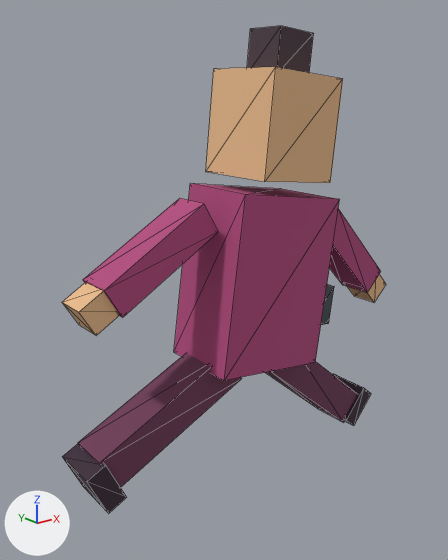
A saved change to the glTF model public/assets/actors/cotilla.gltf.
The view is the same before and after, from a 50 mm camera at (-1.125, -1.304, 1.316) aimed at (-0.041, 0.051, 0.774). Lighting does not change. The marker at lower left points along +X, +Y and +Z. The older version comes first. Both versions are drawn at frame 7 of the action 'run'; the numbers are the values there. Mesh edges are drawn as thin lines.

Script lines for the objects in view, before the commit:
```python
me_cabeza = bpy.data.meshes.new('cabeza')
me_cabeza.from_pydata(...)  # a box spanning x -0.5..0.5, y -0.5..0.5, z -0.5..0.5
me_cabeza.materials.append(mat_skin)  # beige #e9bb8b
ob_arml = bpy.data.objects.new('armL', None)
ob_arml.parent = ob_hips
ob_arml.location = (-0.23, 0.0, 0.44)
ob_arml.rotation_euler = (0.0, 0.906, 0.0)  # degrees (0, 52, 0)
ob_armr = bpy.data.objects.new('armR', None)
ob_armr.parent = ob_hips
ob_armr.location = (0.23, 0.0, 0.44)
ob_armr.rotation_euler = (0.0, -0.906, 0.0)  # degrees (0, -52, 0)
ob_head = bpy.data.objects.new('head', me_cabeza)
ob_head.parent = ob_headpivot
ob_head.location = (0.0, 0.0, 0.15)
ob_head.scale = (0.25, 0.25, 0.28)
ob_legl = bpy.data.objects.new('legL', None)
ob_legl.parent = ob_hips
ob_legl.location = (-0.09, 0.0, 0.02)
ob_legl.rotation_euler = (0.0, 1.007, 0.0)  # degrees (0, 58, 0)
ob_legr = bpy.data.objects.new('legR', None)
ob_legr.parent = ob_hips
ob_legr.location = (0.09, 0.0, 0.02)
ob_legr.rotation_euler = (0.0, -1.007, 0.0)  # degrees (0, -58, 0)
# also in view: 'armRMesh' at (0.407, 0.0, 0.805); 'armLMesh' at (-0.313, 0.0, 0.906); 'handL' at (-0.487, 0.0, 0.806); 'torso' at (0.036, 0.0, 0.781); 'bun' at (0.111, 0.0, 1.396)
```
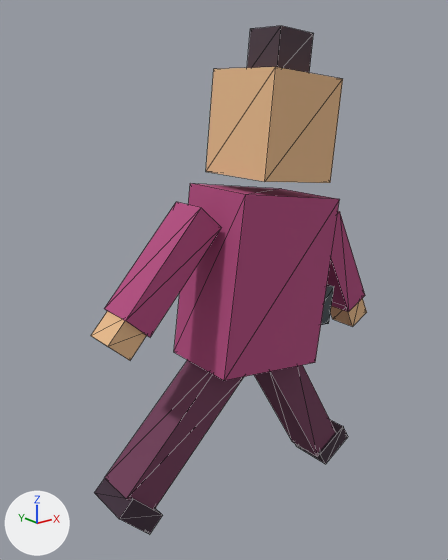
ob_arml is not drawn itself; it is the parent of ob_armlmesh, ob_handl.
ob_armr is not drawn itself; it is the parent of ob_armrmesh, ob_handr.
ob_legl is not drawn itself; it is the parent of ob_leglmesh, ob_shoel.
ob_legr is not drawn itself; it is the parent of ob_legrmesh, ob_shoer.

Pixel boxes (x1, y1, x2, y2) of what changed, in the pictures (448 x 560 px):
```json
{"object": "legLMesh", "change": "turned", "before": [78, 353, 242, 487], "after": [105, 360, 244, 509]}
{"object": "armLMesh", "change": "turned", "before": [83, 198, 219, 318], "after": [104, 202, 221, 337]}
{"object": "legRMesh", "change": "turned", "before": [265, 361, 357, 422], "after": [254, 365, 336, 456]}
{"object": "armRMesh", "change": "turned", "before": [329, 209, 381, 293], "after": [327, 211, 365, 312]}
{"object": "handL", "change": "turned", "before": [62, 282, 119, 336], "after": [91, 311, 147, 360]}
{"object": "shoeL", "change": "turned", "before": [62, 444, 127, 513], "after": [94, 478, 163, 534]}
{"object": "shoeR", "change": "turned", "before": [333, 374, 371, 426], "after": [295, 420, 348, 464]}
{"object": "handR", "change": "turned", "before": [347, 274, 386, 303], "after": [330, 298, 367, 327]}
```

The change, as JSON lines over the scene's bpy script:
```json
{"op": "set", "path": "ob_arml.rotation_euler", "old": "(0.0, 0.906, 0.0)", "new": "(0.0, 0.604, 0.0)", "note": "degrees (0, 52, 0) -> degrees (0, 35, 0)"}
{"op": "set", "path": "ob_armr.rotation_euler", "old": "(0.0, -0.906, 0.0)", "new": "(0.0, -0.604, 0.0)", "note": "degrees (0, -52, 0) -> degrees (0, -35, 0)"}
{"op": "set", "path": "ob_legl.rotation_euler", "old": "(0.0, 1.007, 0.0)", "new": "(0.0, 0.671, 0.0)", "note": "degrees (0, 58, 0) -> degrees (0, 38, 0)"}
{"op": "set", "path": "ob_legr.rotation_euler", "old": "(0.0, -1.007, 0.0)", "new": "(0.0, -0.671, 0.0)", "note": "degrees (0, -58, 0) -> degrees (0, -38, 0)"}
```
